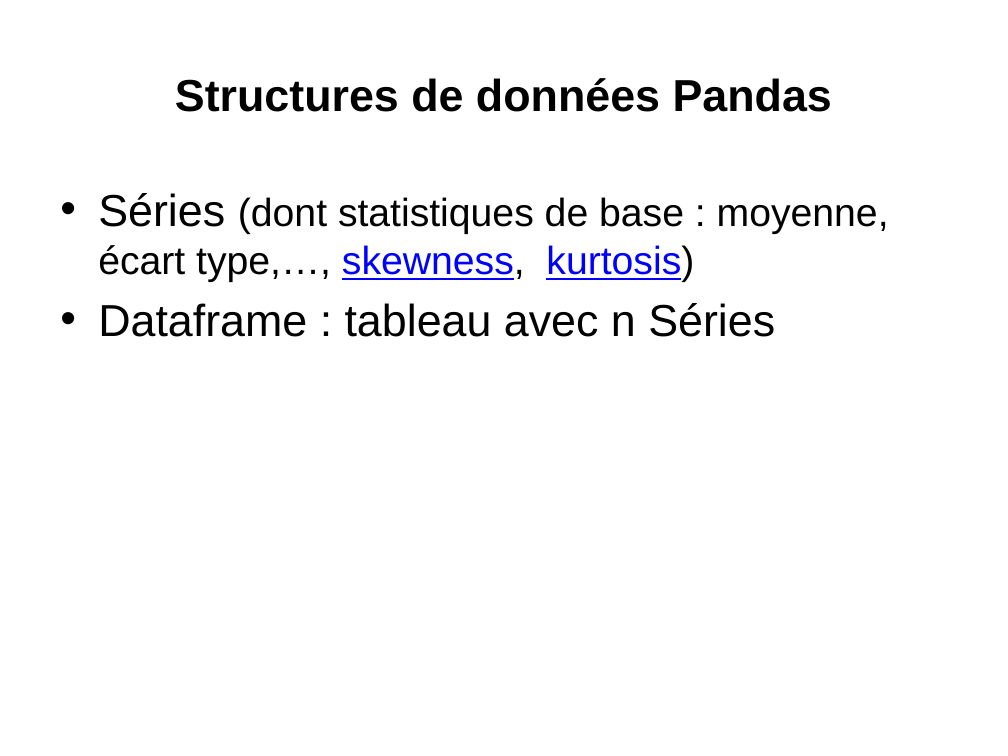
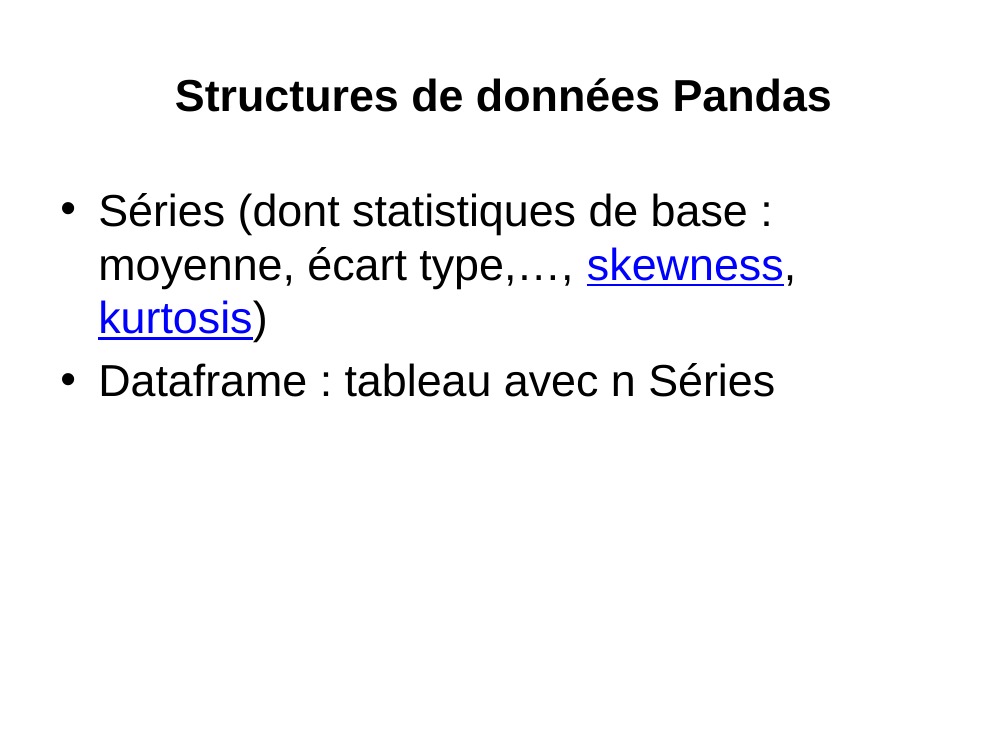
Before and after one commit to loicmidy/formation-python, a slide deck: slide 23 of formation python.pptx (slide 22 before the commit). Drawn at 1008x756 pixels with LibreOffice and Linux fonts; fonts in the diff are those of the drawing. Boxes give left, top, right and bottom in pixels: in the first picture for what was removed or moved away, otherwise in the second. Text is boxed around its words. In the diff, an @@ line names an element or a change of style, - is before the commit and + after.

```diff
--- a/formation python.pptx
+++ b/formation python.pptx
@@ text at [98,193,796,342]: size 28 to 32 pt in "(dont statistiques de base : moyenne, écart ..." @@
```
Also in this commit, not shown: 9 other slides changed, 7 slides added, 4 slides removed, 4 other files.
